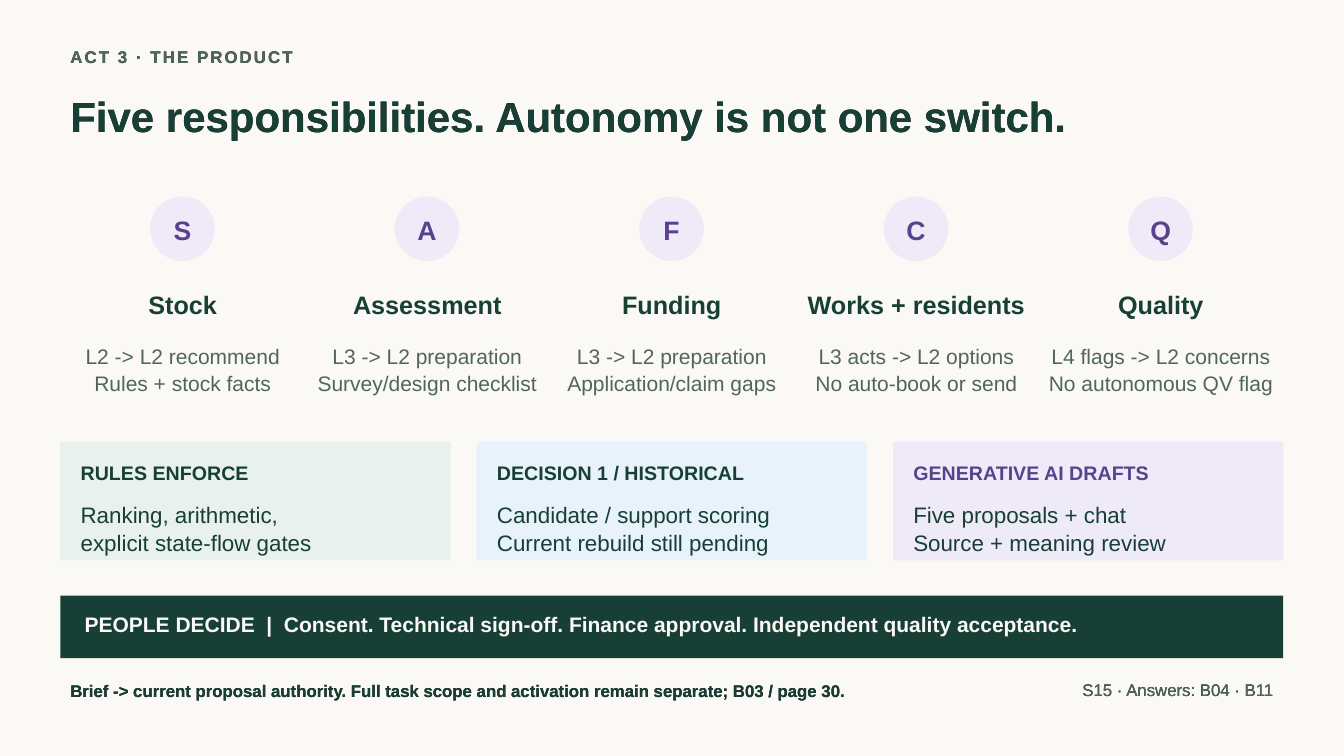
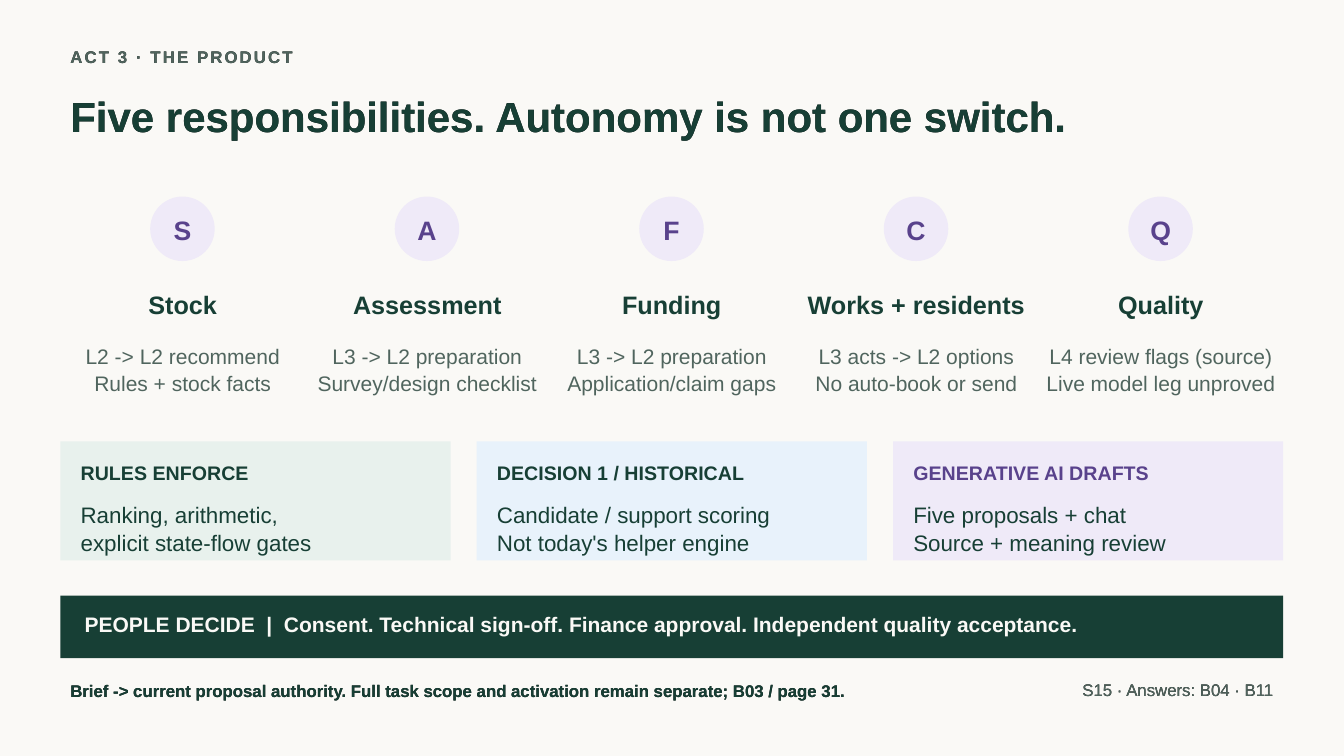
Before and after one commit to jmservera/ama, a slide deck: slide 17 of docs/capstone/deck/zava-forward-cowork-v2-draft.pptx. Drawn at 1344x756 pixels with LibreOffice and Linux fonts; fonts in the diff are those of the drawing. Boxes give left, top, right and bottom in pixels: in the first picture for what was removed or moved away, otherwise in the second. Text is boxed around its words. In the diff, an @@ line names an element or a change of style, - is before the commit and + after.

```diff
--- a/docs/capstone/deck/zava-forward-cowork-v2-draft.pptx
+++ b/docs/capstone/deck/zava-forward-cowork-v2-draft.pptx
@@ text at (x1=1046, y1=349, x2=1276, y2=395): text changed @@
-L4 flags -> L2 concerns
-No autonomous QV flag
+L4 review flags (source)
+Live model leg unproved
@@ text at (x1=497, y1=534, x2=749, y2=556): text changed @@
-Current rebuild still pending
+Not today's helper engine
@@ text at (x1=70, y1=684, x2=844, y2=701): text changed @@
-Brief -> current proposal authority. Full task scope and activation remain separate; B03 / page 30.
+Brief -> current proposal authority. Full task scope and activation remain separate; B03 / page 31.
```
Also in this commit, not shown: 11 other slides changed, 17 other files.
